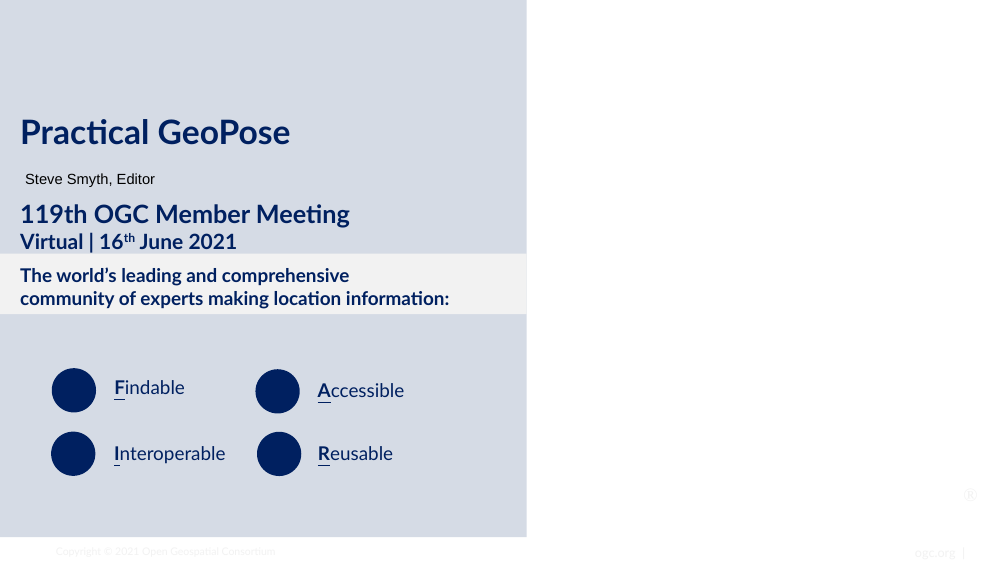
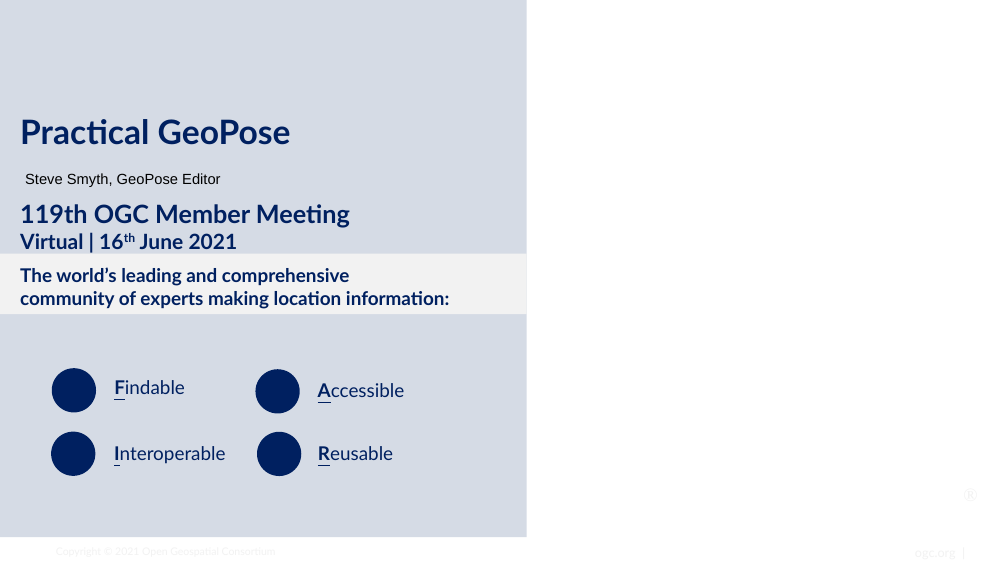
Before and after one commit to metanorma/developer-track, a slide deck: slide 1 of Presentations/20210616_Event/2021_June_Virtual_Developer_Track_Presentation_GeoPose_Practical.pptx. Drawn at 1008x567 pixels with LibreOffice and Linux fonts; fonts in the diff are those of the drawing; background and template pictures are left out. Boxes give left, top, right and bottom in pixels: in the first picture for what was removed or moved away, otherwise in the second. Text is boxed around its words. In the diff, an @@ line names an element or a change of style, - is before the commit and + after.

```diff
--- a/Presentations/20210616_Event/2021_June_Virtual_Developer_Track_Presentation_GeoPose_Practical.pptx
+++ b/Presentations/20210616_Event/2021_June_Virtual_Developer_Track_Presentation_GeoPose_Practical.pptx
@@ text at [25, 173, 220, 187]: text changed @@
-Steve Smyth, Editor
+Steve Smyth, GeoPose Editor
```
Also in this commit, not shown: 1 other slide changed, 1 other file.
